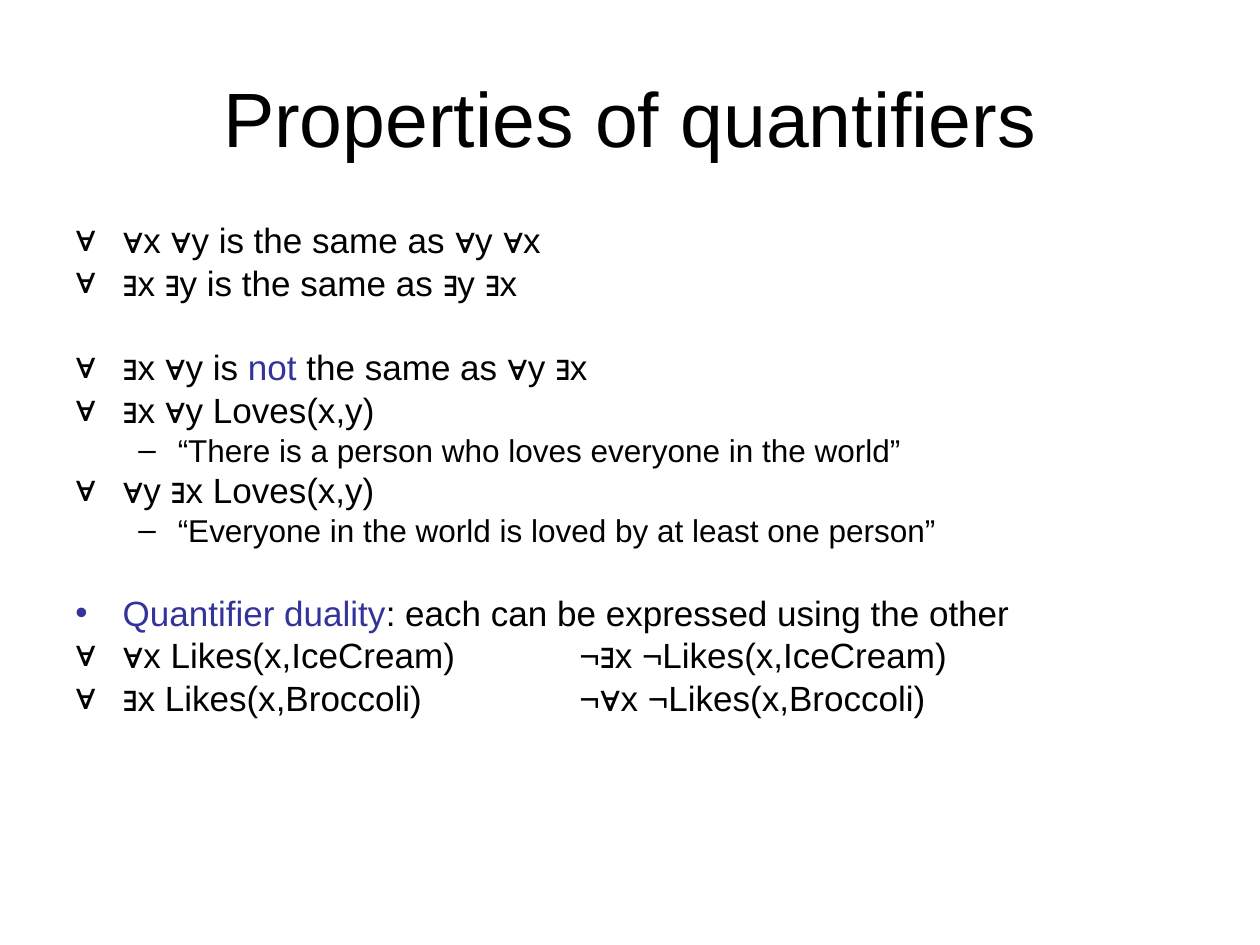
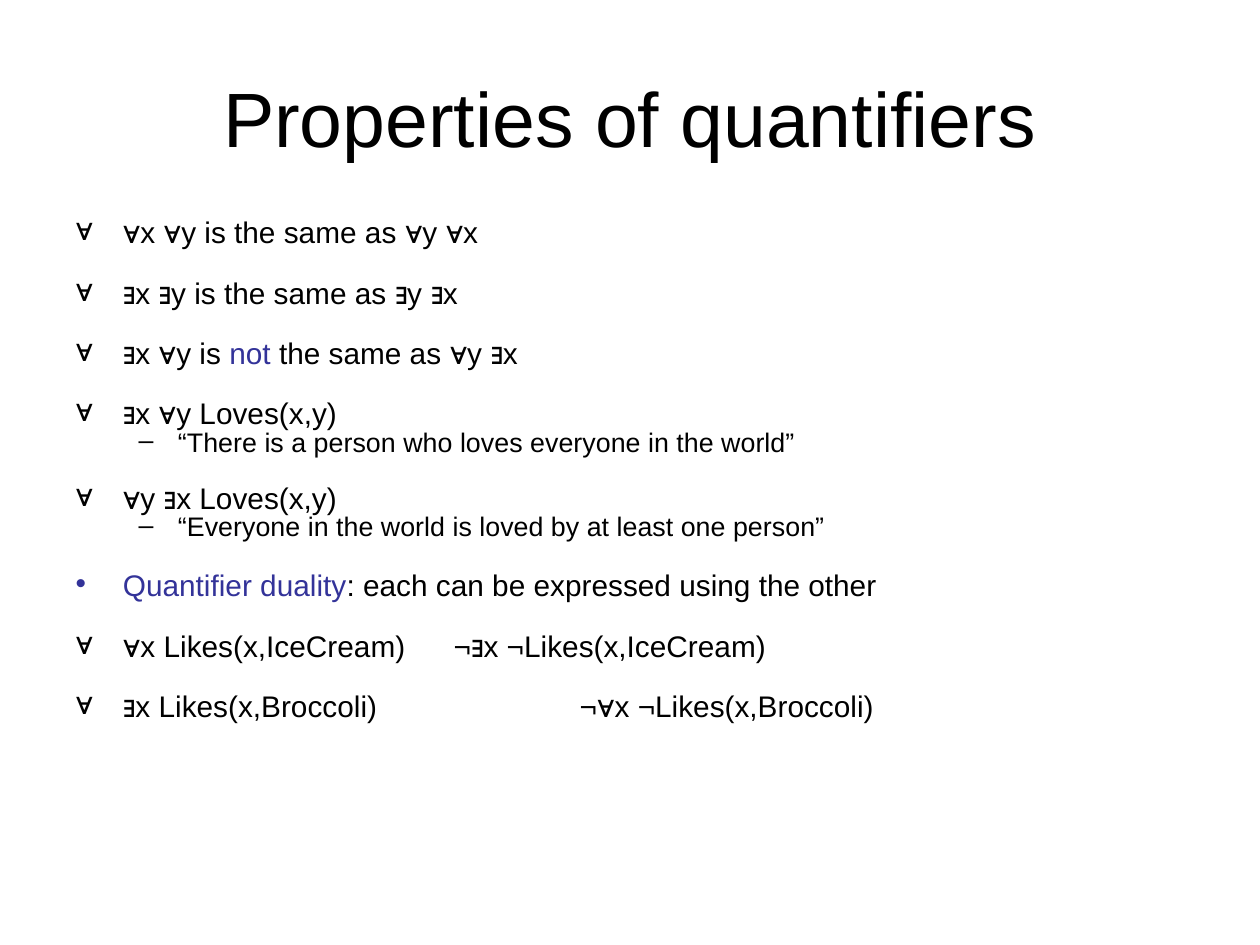
Before and after one commit to Rafi-afridi/Artificial_intelligence, a slide deck: slide 14 of Book slides/m8-fol.ppt. Drawn at 1260x945 pixels with LibreOffice and Linux fonts; fonts in the diff are those of the drawing. Boxes give left, top, right and bottom in pixels: in the first picture for what was removed or moved away, otherwise in the second. Text is boxed around its words. In the diff, an @@ line names an element or a change of style, - is before the commit and + after.

```diff
--- a/Book slides/m8-fol.ppt
+++ b/Book slides/m8-fol.ppt
@@ text "∀x ∀y is the same ..." at box(123, 221, 876, 723): size 20 to 17 pt in "∀x ∀y is the same as ∀y ...", "∃x ∃y is the same as ∃y ...", "∃x ∀y is not the same as ...", "∃x ∀y Loves(x,y)" and 4 more places; size 18 to 15.3 pt in "“There is a person who loves everyone ...", "“Everyone in the world is loved by ..."; line spacing 0.8 to 0.6 @@
```
Also in this commit, not shown: 2 other slides changed, 5 other files.
